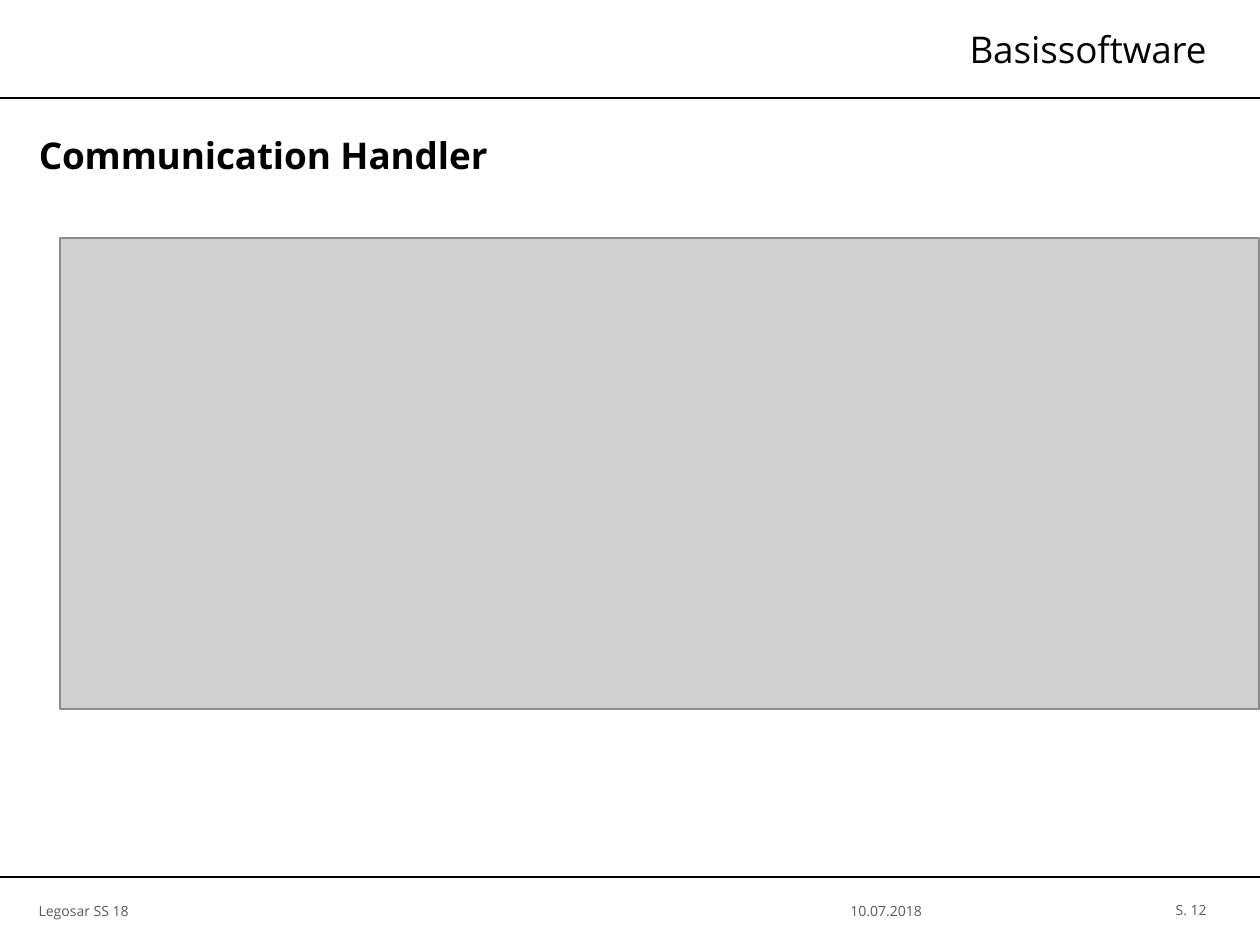
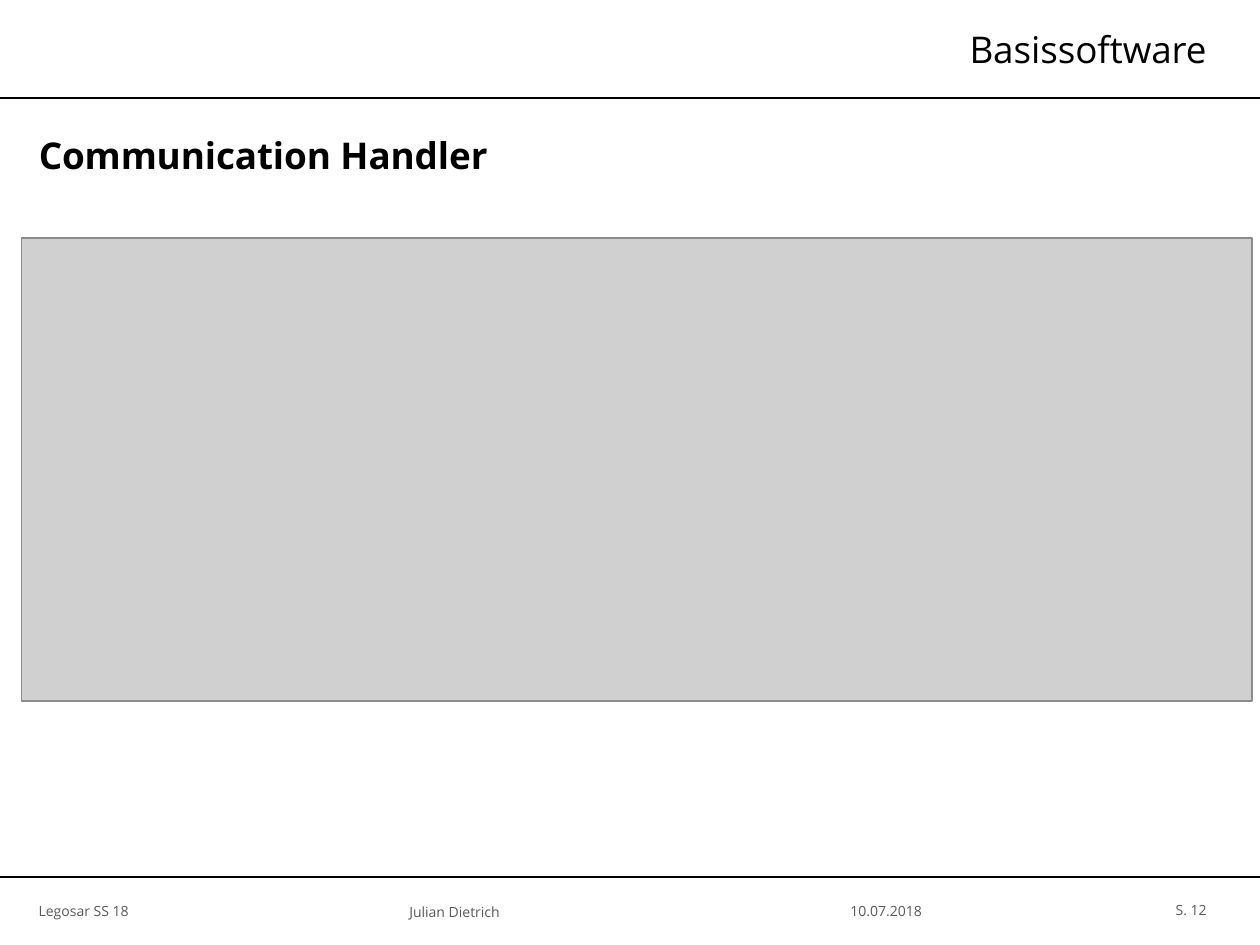
Before and after one commit to SimH1993/OTHR_AUTOSARSS18, a slide deck: slide 12 of Präsentation/Legosar_Master.pptx. Drawn at 1260x945 pixels with LibreOffice and Linux fonts; fonts in the diff are those of the drawing; grey boxes stand for pictures; background and template pictures are left out. Boxes give left, top, right and bottom in pixels: in the first picture for what was removed or moved away, otherwise in the second. Text is boxed around its words. In the diff, an @@ line names an element or a change of style, - is before the commit and + after.

```diff
--- a/Präsentation/Legosar_Master.pptx
+++ b/Präsentation/Legosar_Master.pptx
@@ picture: place and size @@
-picture at [60, 239, 1260, 709]
+picture at [22, 239, 1252, 702]
@@ text added at [409, 906, 500, 920], 6 pt, text #595959 @@
+Julian Dietrich
```
Also in this commit, not shown: 27 other slides changed, 7 slides added.
